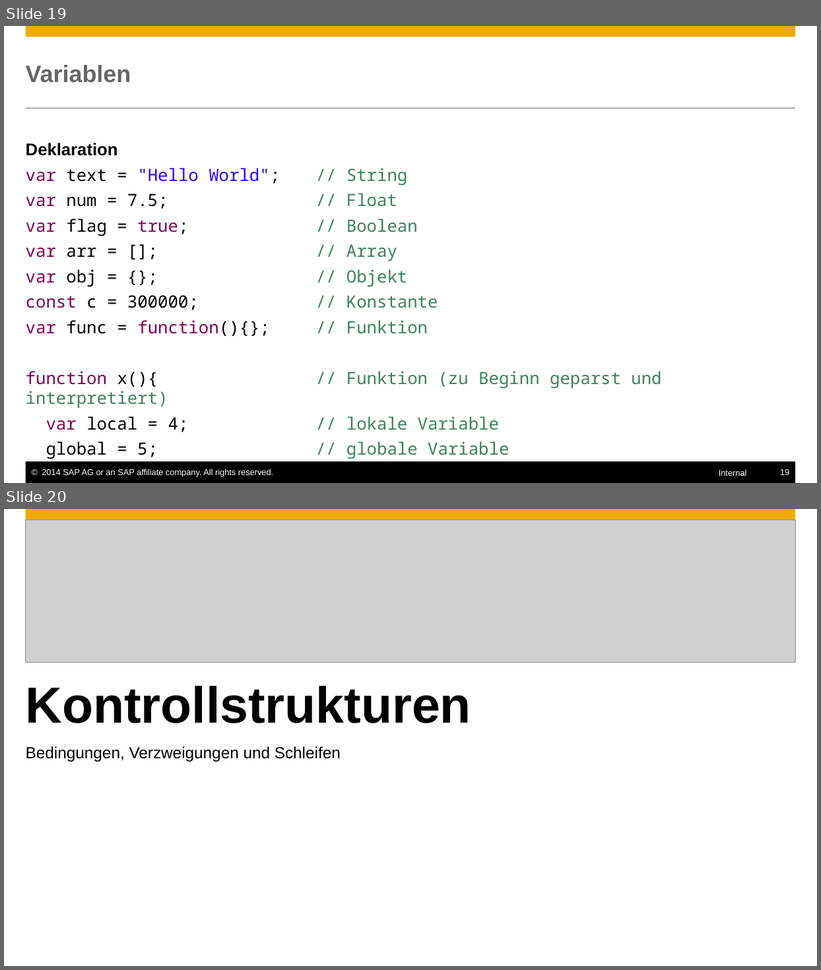
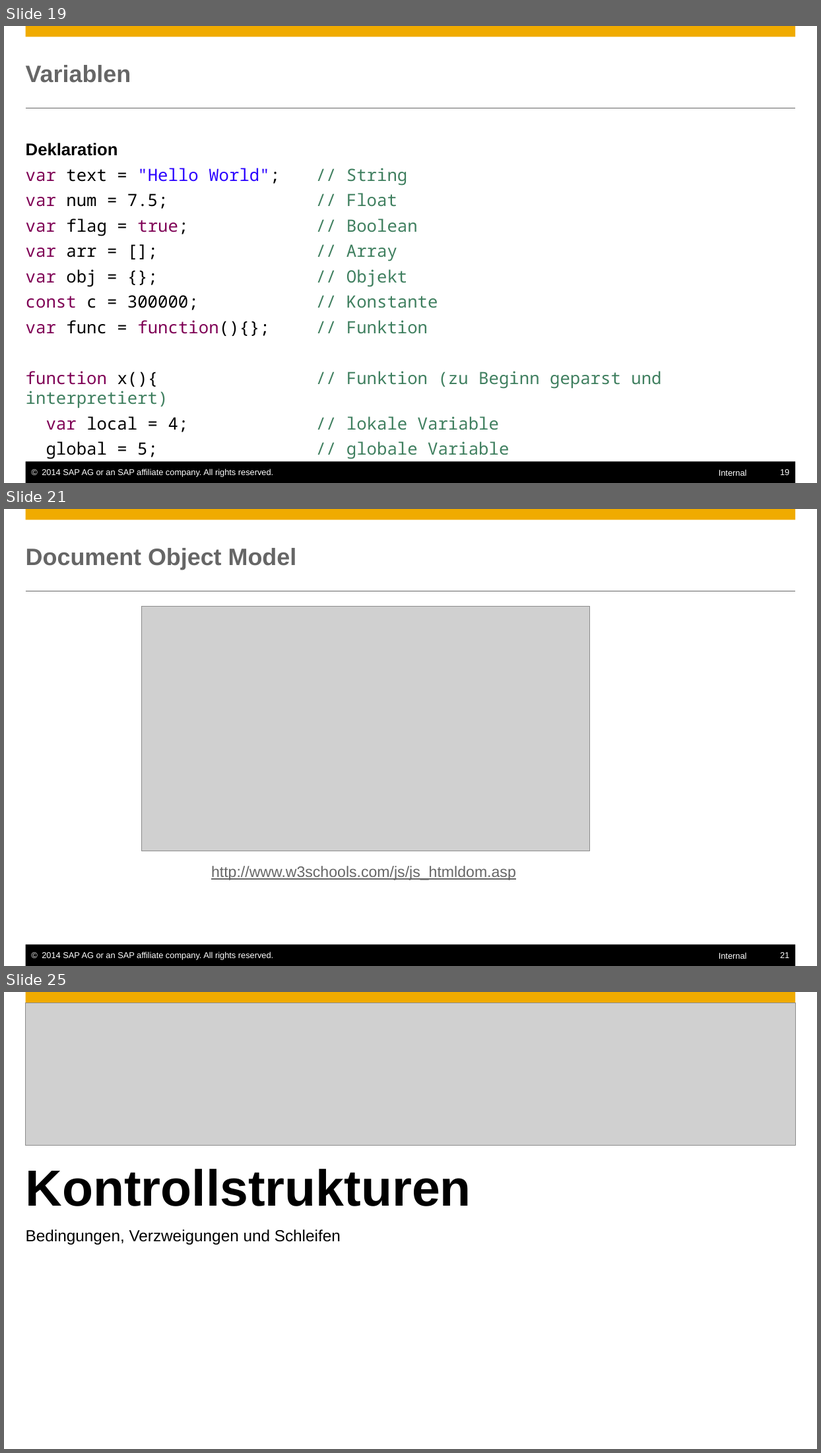
Before and after one commit to ofrendo/JSCrossCourse, a slide deck: JSCrosscourse.pptx. Shown one above the other, each under a label of ours: slides 19 and 20 before the commit, slides 19, 21 and 25 after it; the slides between them are not shown. The pictures are 821x970 and 821x1453 pixels, drawn with LibreOffice and Linux fonts; fonts in the diff are those of the drawing; grey boxes stand for pictures; background and template pictures are left out. Boxes give left, top, right and bottom in pixels: in the first picture for what was removed or moved away, otherwise in the second. Text is boxed around its words. In the diff, an @@ line names an element or a change of style, - is before the commit and + after.

```diff
--- a/JSCrosscourse.pptx
+++ b/JSCrosscourse.pptx
@@ slide 21 added at (4,509,817,966), background #FFFFFF; not listed: 6 template elements that a slide beside it also shows @@
@@ title added at (26,548,297,570), 28 pt, text #666666, bold @@
+Document Object Model
@@ picture added at (142,606,590,851) @@
@@ text added at (211,866,516,881), 18 pt, text #666666, underline @@
+http://www.w3schools.com/js/js_htmldom.asp
@@ what was slide 20 is now slide 25 @@
```
Also in this commit, not shown: 1 slide changed, 23 other slides added, 1 other file.
